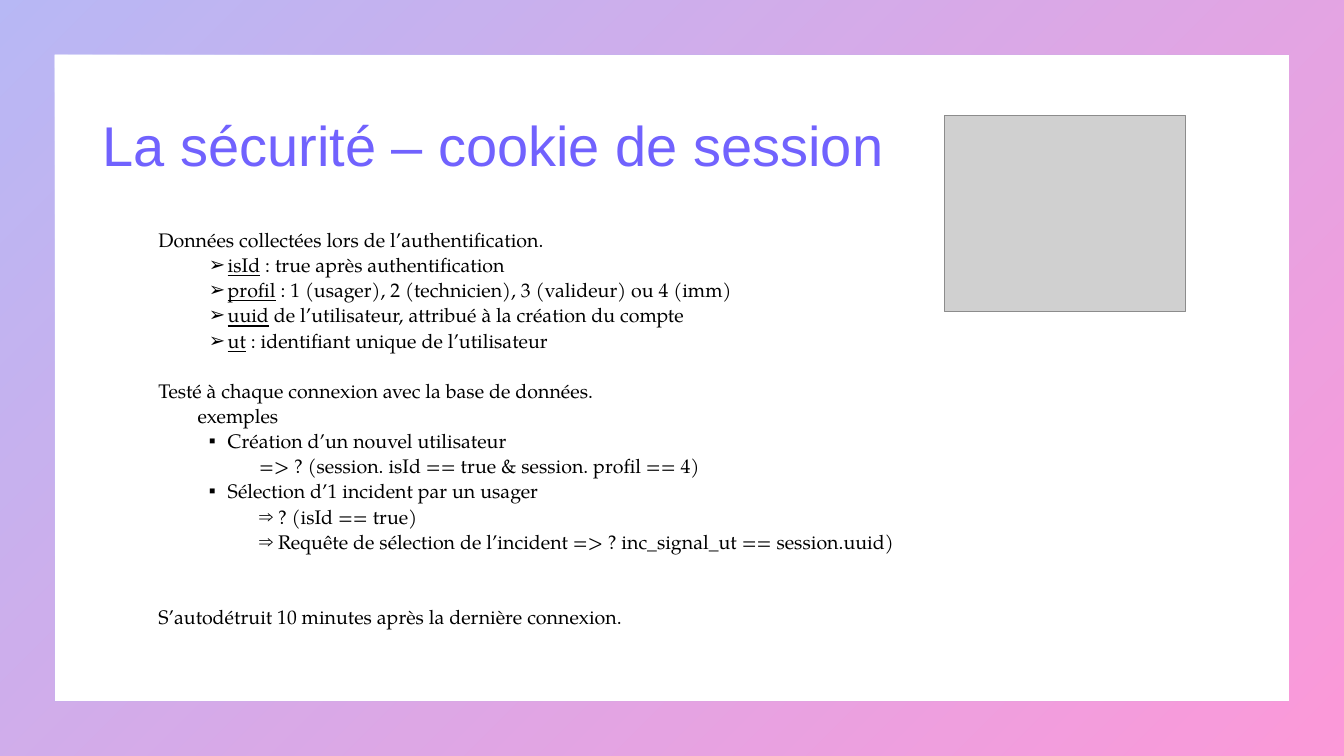
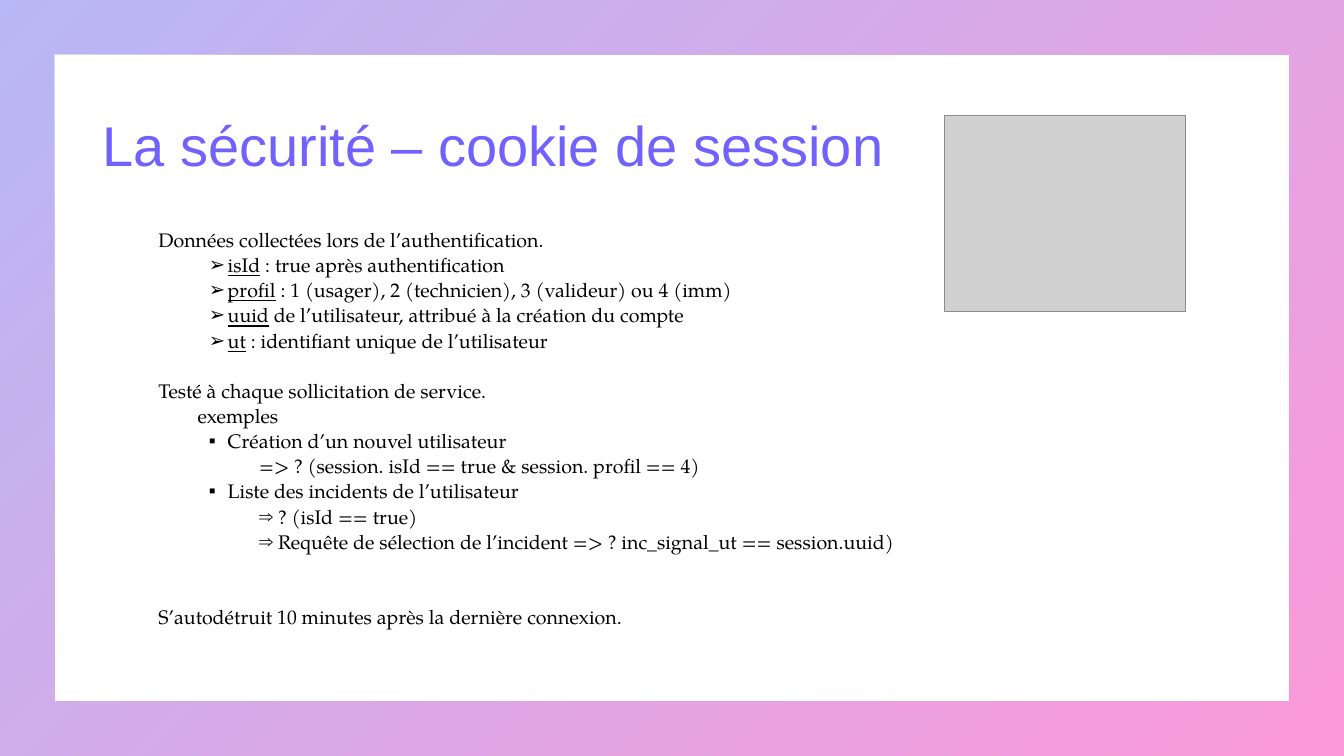
Before and after one commit to mapette/sos_immo_backend, a slide deck: slide 18 of doc/présentation V2.pptx (slide 17 before the commit). Drawn at 1344x756 pixels with LibreOffice and Linux fonts; fonts in the diff are those of the drawing; grey boxes stand for pictures. Boxes give left, top, right and bottom in pixels: in the first picture for what was removed or moved away, otherwise in the second. Text is boxed around its words. In the diff, an @@ line names an element or a change of style, - is before the commit and + after.

```diff
--- a/doc/présentation V2.pptx
+++ b/doc/présentation V2.pptx
@@ text at (158, 384, 486, 404): text changed @@
-Testé à chaque connexion avec la base de données.
+Testé à chaque sollicitation de service.
@@ text at (228, 484, 519, 499): text changed @@
-  ▪ Sélection d’1 incident par un usager
+  ▪ Liste des incidents de l’utilisateur
```
Also in this commit, not shown: 8 other slides changed, 1 slide added, 6 other files.
